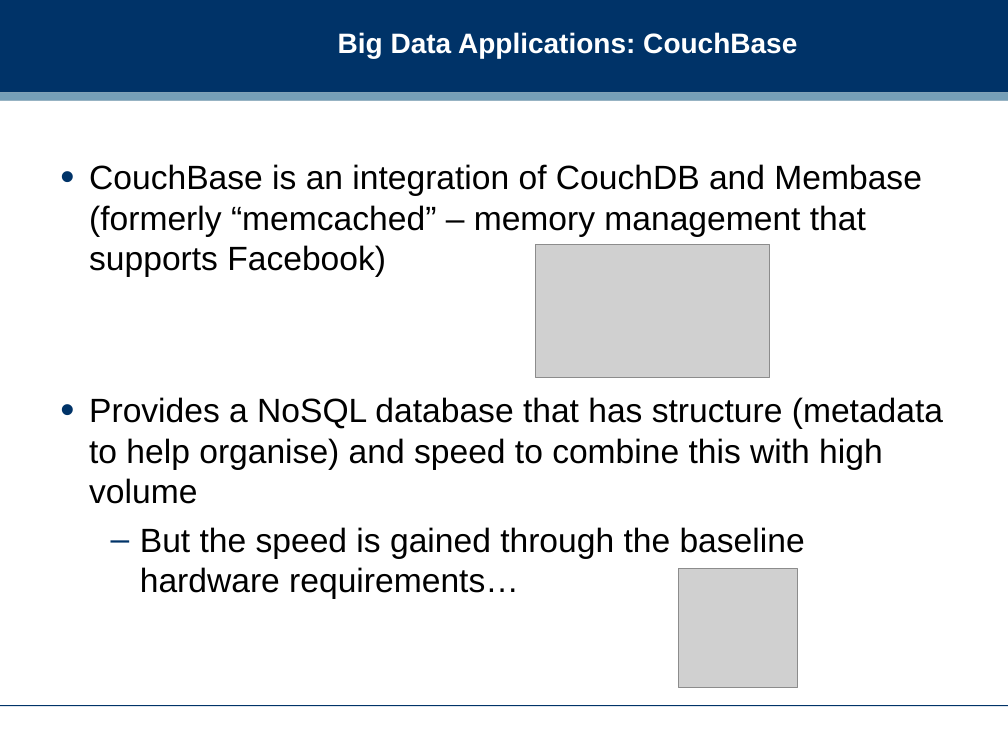
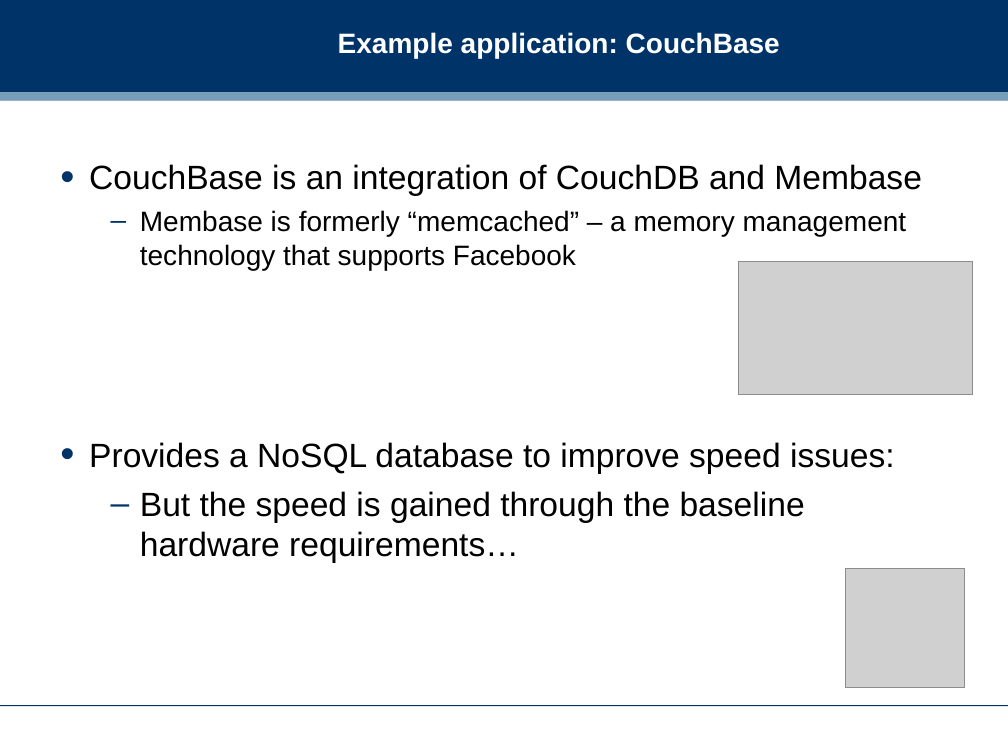
Before and after one commit to dreamind/ix, a slide deck: slide 19 of lectures/informatics-society/bigdata.ppt. Drawn at 1008x756 pixels with LibreOffice and Linux fonts; fonts in the diff are those of the drawing; grey boxes stand for pictures; background and template pictures are left out. Boxes give left, top, right and bottom in pixels: in the first picture for what was removed or moved away, otherwise in the second. Text is boxed around its words. In the diff, an @@ line names an element or a change of style, - is before the commit and + after.

Commit message:
Big Data slides and landing page updated

```diff
--- a/lectures/informatics-society/bigdata.ppt
+++ b/lectures/informatics-society/bigdata.ppt
@@ title at bbox=[338, 32, 780, 58]: text changed @@
-Big Data Applications: CouchBase
+Example application: CouchBase
@@ text at bbox=[89, 164, 922, 474]: text changed @@
-• CouchBase is an integration of CouchDB and Membase (formerly “memcached” – memory management that supports Facebook)
-• Provides a NoSQL database that has structure (metadata to help organise) and speed to combine this with high volume
+• CouchBase is an integration of CouchDB and Membase
+  – Membase is formerly “memcached” – a memory management technology that supports Facebook
+• Provides a NoSQL database to improve speed issues:
@@ picture: place and size @@
-picture at bbox=[535, 244, 769, 378]
+picture at bbox=[738, 261, 972, 395]
@@ picture: place and size @@
-picture at bbox=[678, 569, 797, 687]
+picture at bbox=[846, 569, 965, 687]
```
Also in this commit, not shown: 11 other slides changed, 13 slides added, 12 slides removed, 1 other file.
